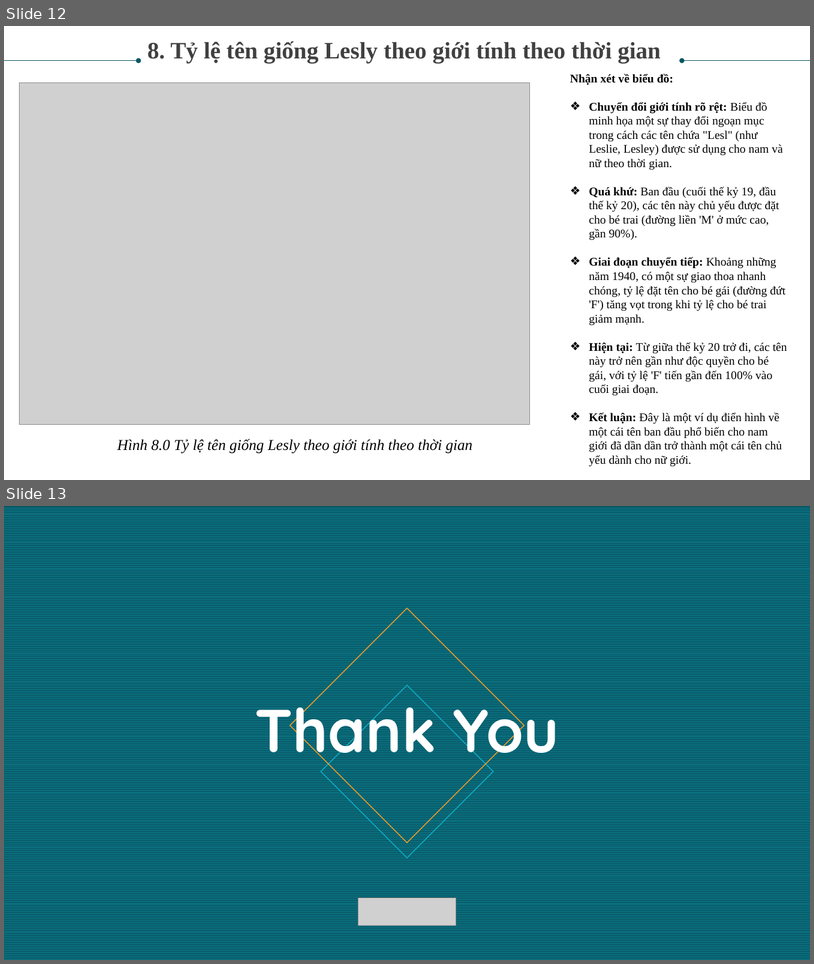
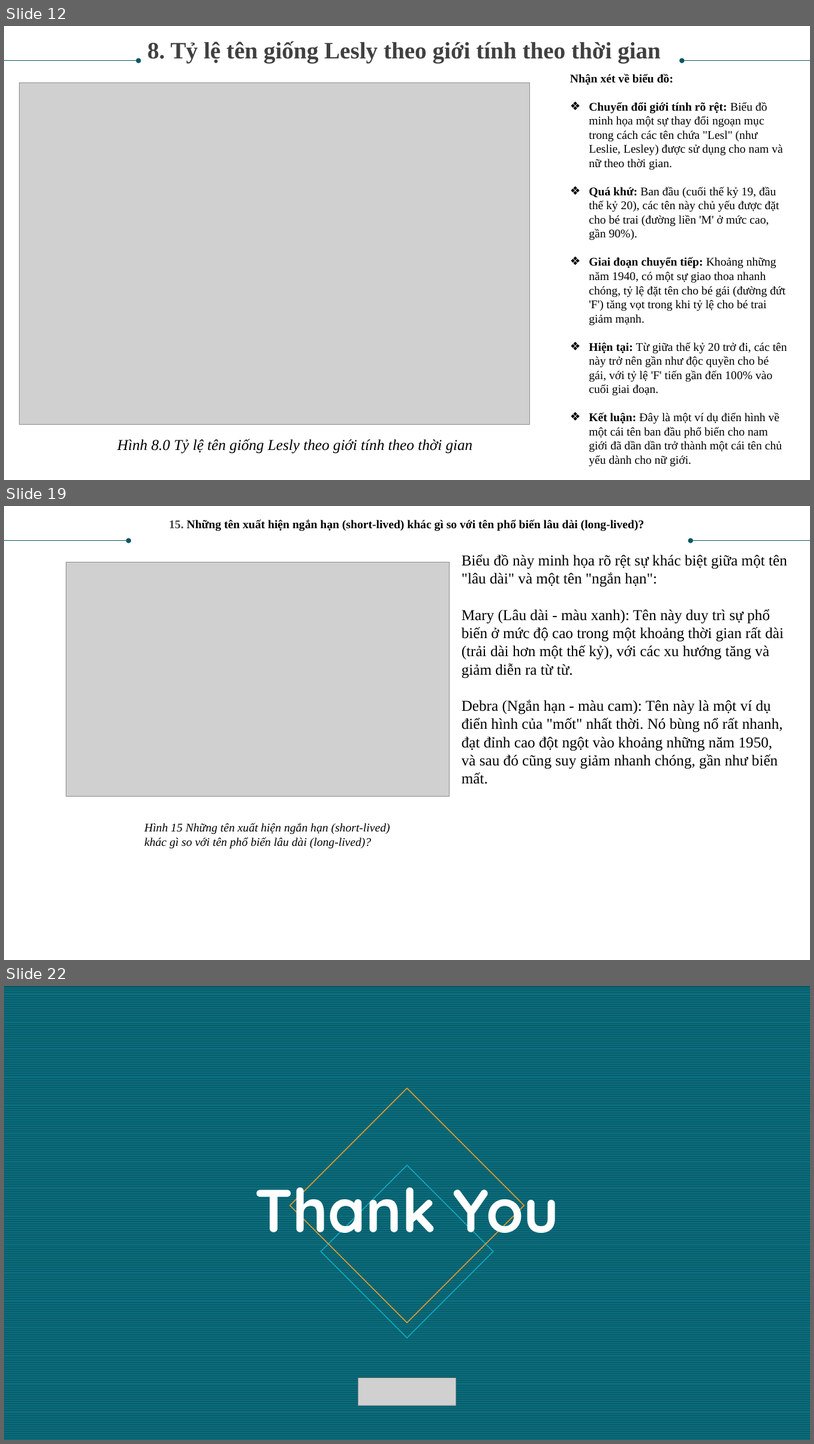
Before and after one commit to hungthehunter/data_analysis_personal, a slide deck: Lab02_Lê Nguyễn Quốc Hưng_3121410240/US_Baby_Names_1880-2010.pptx. Shown one above the other, each under a label of ours: slides 12 and 13 before the commit, slides 12, 19 and 22 after it; the slides between them are not shown. The pictures are 814x964 and 814x1444 pixels, drawn with LibreOffice and Linux fonts; fonts in the diff are those of the drawing; grey boxes stand for pictures. Boxes give left, top, right and bottom in pixels: in the first picture for what was removed or moved away, otherwise in the second. Text is boxed around its words. In the diff, an @@ line names an element or a change of style, - is before the commit and + after.

```diff
--- a/Lab02_Lê Nguyễn Quốc Hưng_3121410240/US_Baby_Names_1880-2010.pptx
+++ b/Lab02_Lê Nguyễn Quốc Hưng_3121410240/US_Baby_Names_1880-2010.pptx
@@ slide 19 added at box(4, 506, 810, 960), background #FFFFFF @@
@@ text added at box(169, 519, 645, 531), 14 pt, text #000000, bold @@
+15. Những tên xuất hiện ngắn hạn (short-lived) khác gì so với tên phổ biến lâu dài (long-lived)?
@@ arrow added from (4, 540) to (129, 540), #085764 0.5 pt @@
@@ arrow added from (810, 540) to (691, 540), #085764 0.5 pt @@
@@ text added at box(462, 554, 788, 784), 18 pt, text #000000 @@
+Biểu đồ này minh họa rõ rệt sự khác biệt giữa một tên "lâu dài" và một tên "ngắn hạn":
+Mary (Lâu dài - màu xanh): Tên này duy trì sự phổ biến ở mức độ cao trong một khoảng thời gian rất dài (trải dài hơn một thế kỷ), với các xu hướng tăng và giảm diễn ra từ từ.
+Debra (Ngắn hạn - màu cam): Tên này là một ví dụ điển hình của "mốt" nhất thời. Nó bùng nổ rất nhanh, đạt đỉnh cao đột ngột vào khoảng những năm 1950, và sau đó cũng suy giảm nhanh chóng, gần như biến mất.
@@ picture added at box(66, 562, 449, 796) @@
@@ text added at box(144, 823, 390, 849), 14 pt, text #000000, italic @@
+Hình 15 Những tên xuất hiện ngắn hạn (short-lived) khác gì so với tên phổ biến lâu dài (long-lived)?
@@ what was slide 13 is now slide 22 @@
```
Also in this commit, not shown: 8 other slides added, 3 other files.
